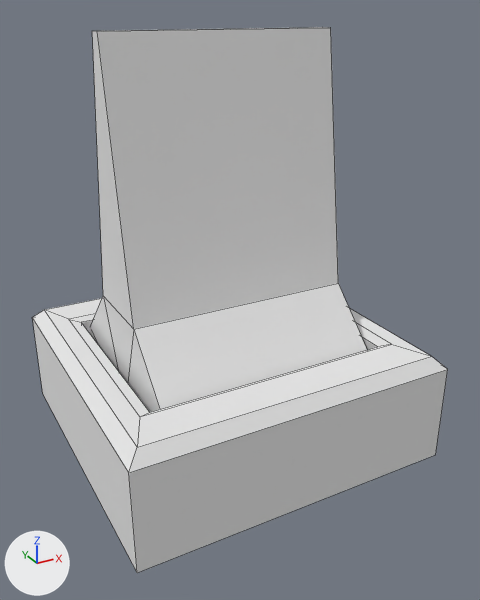
What one commit did to the OBJ model assets/models/switch/switch.obj.
Before and after are seen from a 50 mm camera at (-0.255, -0.495, 0.326) aimed at (0.008, -0.016, 0.086). Lighting does not change. The marker at lower left points along +X, +Y and +Z. Mesh edges are drawn as thin lines. Where no turn or scale is listed for an object, it has been applied to the vertices.

The first picture shows 'pCube1_Untitled.001', 'pCylinder1_Untitled'.
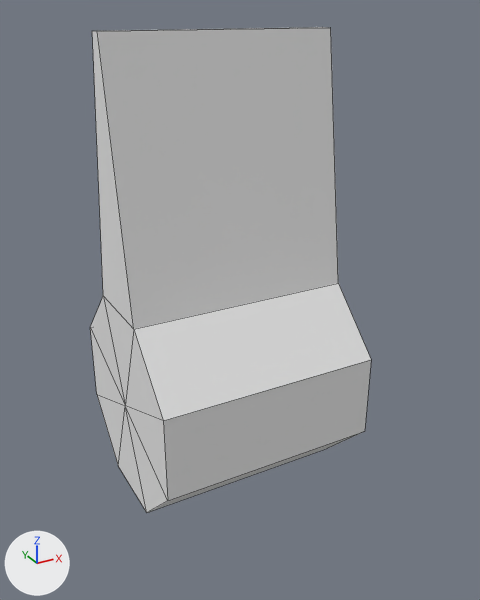
Pixel boxes [x1, y1, x2, y2] of what changed, in the pictures (480 x 600 px):
'pCube1_Untitled.001', deleted
    before: [32, 298, 448, 573]

What the commit changed:
Object 'pCube1_Untitled.001' (ob_pcube1_untitled_001) is deleted.
